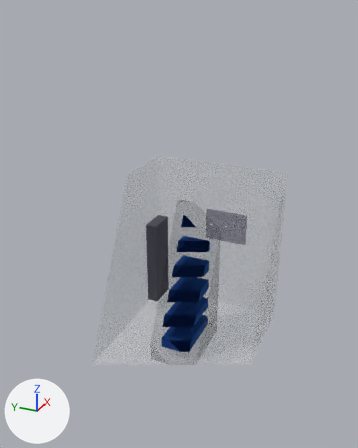
Before and after pictures for a commit that changed the glTF model assemblies/compute-container/commercial-ac/assembly-exploded.glb.
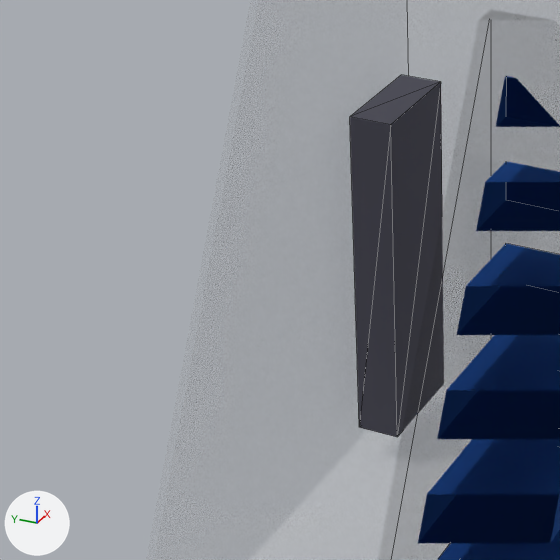
There are two pictures of each version: one whole from a camera (50 mm lens) standing at (-6536.0, -2820.0, 5585.0) and looking at (-56.0, 96.0, 2346.0), one close up on the part from 17% to 55% of the width and 44% to 74% of the height. The lights are fixed; the arrows at lower left show +X, +Y and +Z. The older version's two pictures come first. The close-ups show mesh edges as thin lines. Everything nearer to the camera than a plane just in front of the edit is cut away. Where no turn or scale is listed for an object, it has been applied to the vertices. Vertices at exactly the same position are counted once.

Names of what the first close-up shows: 'CMP-NODE-001#1', 'CMP-NODE-001#2', 'CMP-NODE-001#3', 'CMP-NODE-001#4', 'CMP-NODE-001#5', 'CMP-NODE-001#6', 'CMP-PNL-001', 'CMP-RACK-001', 'container_shell'.
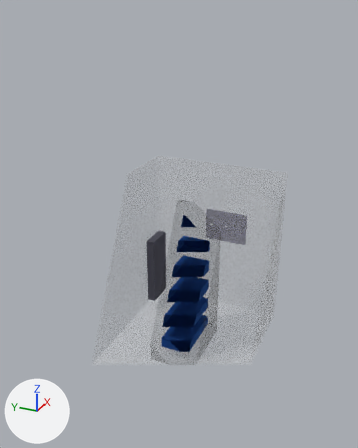
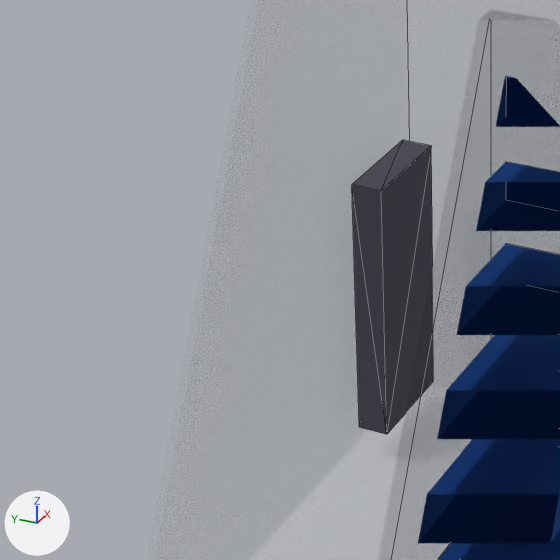
Where the change shows, as pixel boxes [x1, y1, x2, y2] in the close-ups (560 x 560 px):
'CMP-PNL-001', reshaped, moved (12% narrower, 19% shorter)
    before: [350, 75, 442, 437]
    after: [352, 140, 433, 434]

The change, as a diff of the scene's bpy script:
```diff
--- a/assemblies/compute-container/commercial-ac/assembly-exploded.glb.py
+++ b/assemblies/compute-container/commercial-ac/assembly-exploded.glb.py
@@ me_cmp_pnl_001 @@
 # used by ob_cmp_pnl_001; location = (1000.0, 1018.0, 1000.0)
-me_cmp_pnl_001.from_pydata(...)  # 8 vertices, 12 faces; spans x -254.0..254.0, y -100.0..100.0, z -800.0..800.0
+me_cmp_pnl_001.from_pydata(...)  # 8 vertices, 12 faces; spans x -254.0..254.0, y -73.0..73.0, z -635.0..635.0
+# me_cmp_pnl_001 part 1: the whole mesh is rebuilt
 me_cmp_pnl_001.materials.append(mat_mat_6)
@@ ob_cmp_pnl_001 @@
 ob_cmp_pnl_001 = bpy.data.objects.new('CMP-PNL-001', me_cmp_pnl_001)
-ob_cmp_pnl_001.location = (1000.0, 1018.0, 1000.0)
+ob_cmp_pnl_001.location = (1000.0, 1045.0, 835.0)
```
